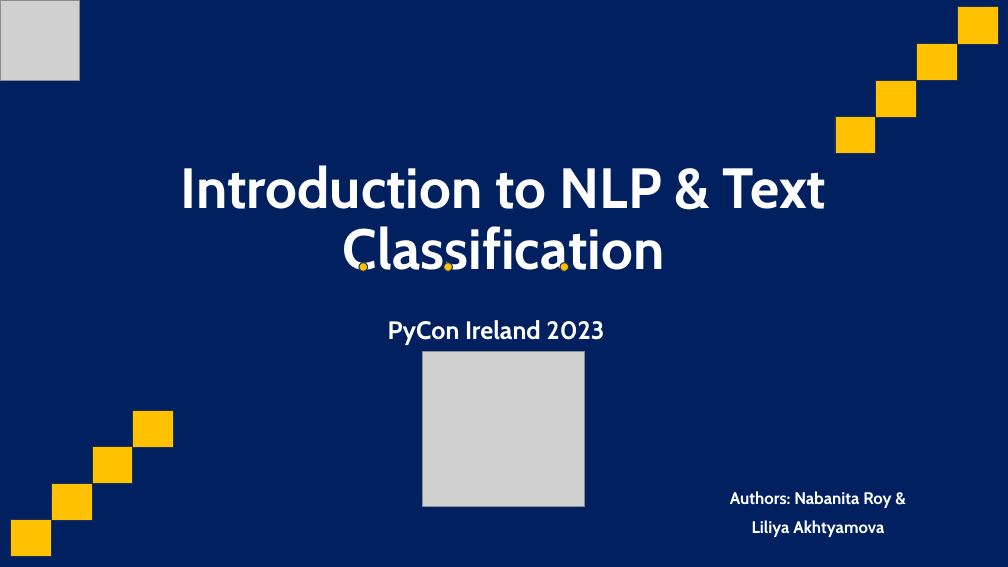
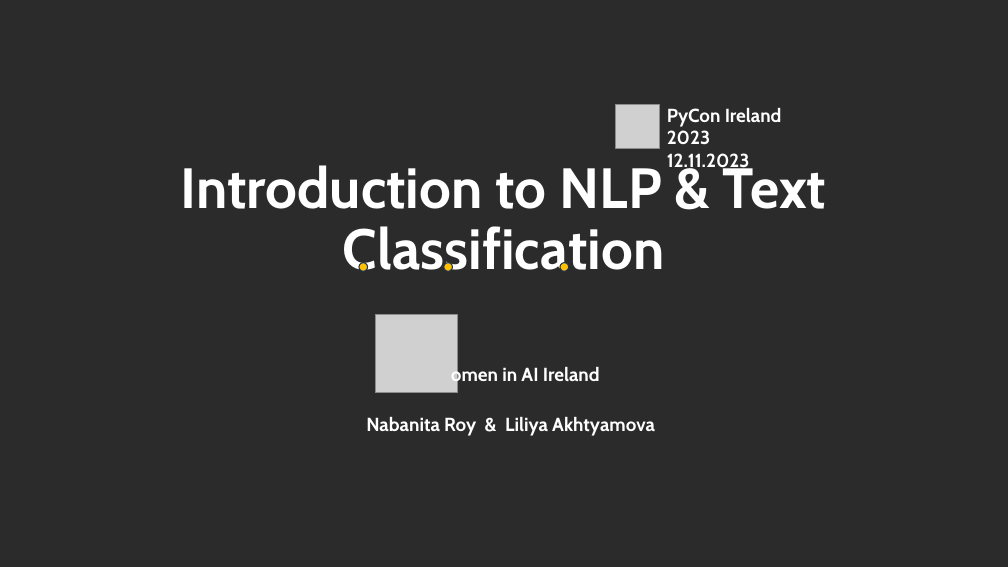
Before and after one commit to royn5618/PyConIreland_23, a slide deck: slide 1 of Slides.pptx. Drawn at 1008x567 pixels with LibreOffice and Linux fonts; fonts in the diff are those of the drawing; grey boxes stand for pictures; background and template pictures are left out; a plain dark background stands for a picture behind light text. Boxes give left, top, right and bottom in pixels: in the first picture for what was removed or moved away, otherwise in the second. Text is boxed around its words. In the diff, an @@ line names an element or a change of style, - is before the commit and + after.

```diff
--- a/Slides.pptx
+++ b/Slides.pptx
@@ background #002060 to picture (left out) @@
@@ rectangle removed at [958,7,999,44] @@
@@ rectangle removed at [917,43,958,80] @@
@@ rectangle removed at [876,80,917,117] @@
@@ picture: place and size @@
-picture at [0,1,79,80]
+picture at [616,105,659,149]
@@ text added at [667,108,782,172], 18 pt, text #FFFFFF, bold @@
+PyCon Ireland 2023
+12.11.2023
@@ rectangle removed at [836,116,876,154] @@
@@ picture: place and size @@
-picture at [423,352,585,506]
+picture at [376,315,458,392]
@@ subtitle removed at [388,320,604,345] @@
-PyCon Ireland 2023
@@ text added at [451,365,600,386], 18 pt, text #FFFFFF, bold @@
+omen in AI Ireland
@@ rectangle removed at [133,411,174,448] @@
@@ text at [366,417,655,436]: text changed; size 16 to 18 pt @@
-Authors: Nabanita Roy &
-Liliya Akhtyamova
+Nabanita Roy & Liliya Akhtyamova
@@ rectangle removed at [92,447,133,484] @@
@@ rectangle removed at [51,483,92,520] @@
@@ rectangle removed at [11,520,51,557] @@
```
Also in this commit, not shown: 5 other slides changed, 2 slides added.
